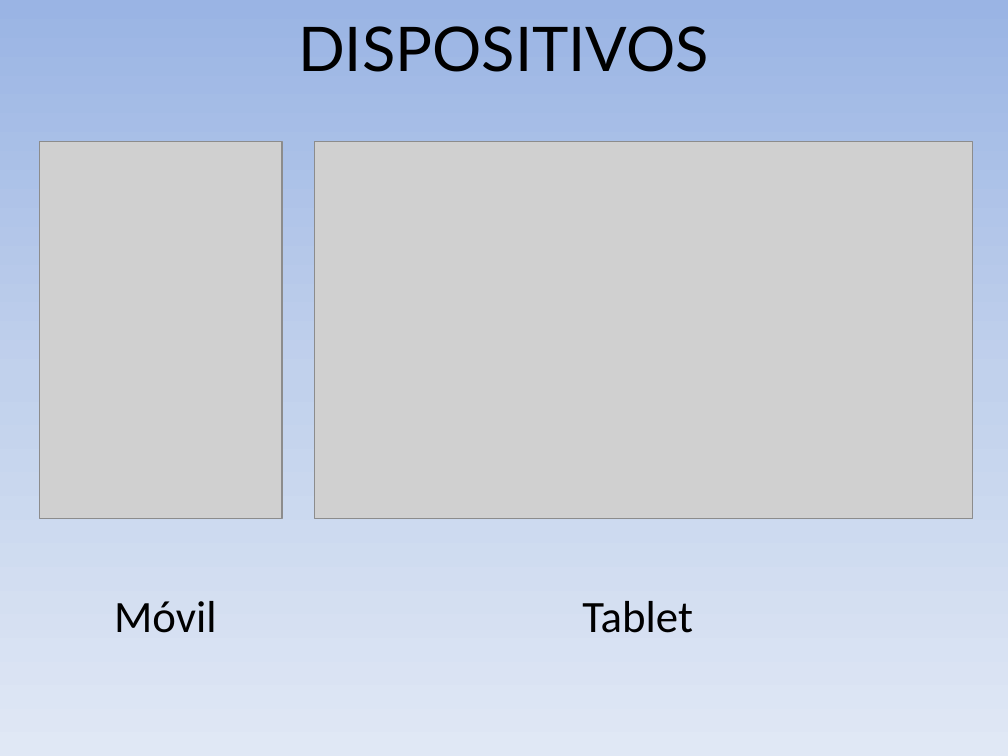
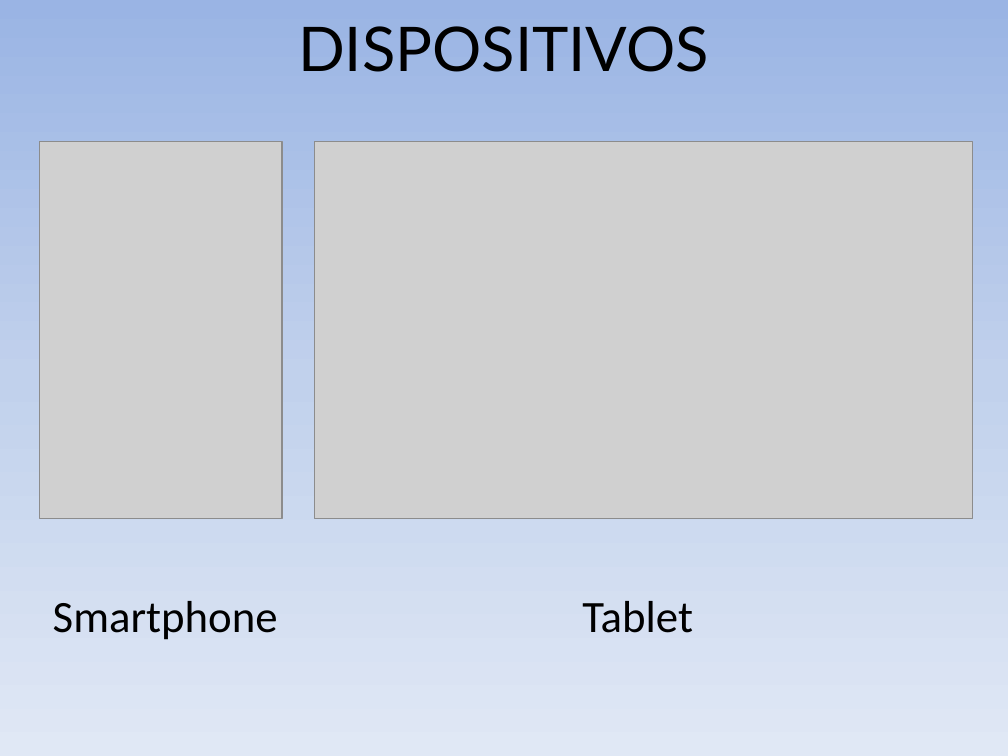
Before and after one commit to MiguelVis/BenitoGG, a slide deck: slide 13 of presentacion/presentacion_miguel_indalecio_garcia_lopez.pptx (slide 14 before the commit). Drawn at 1008x756 pixels with LibreOffice and Linux fonts; fonts in the diff are those of the drawing; grey boxes stand for pictures. Boxes give left, top, right and bottom in pixels: in the first picture for what was removed or moved away, otherwise in the second. Text is boxed around its words. In the diff, an @@ line names an element or a change of style, - is before the commit and + after.

```diff
--- a/presentacion/presentacion_miguel_indalecio_garcia_lopez.pptx
+++ b/presentacion/presentacion_miguel_indalecio_garcia_lopez.pptx
@@ text at (53, 601, 278, 640): text changed @@
-Móvil
+Smartphone
```
Also in this commit, not shown: 9 other slides changed, 1 slide added, 1 slide removed, 1 other file.
